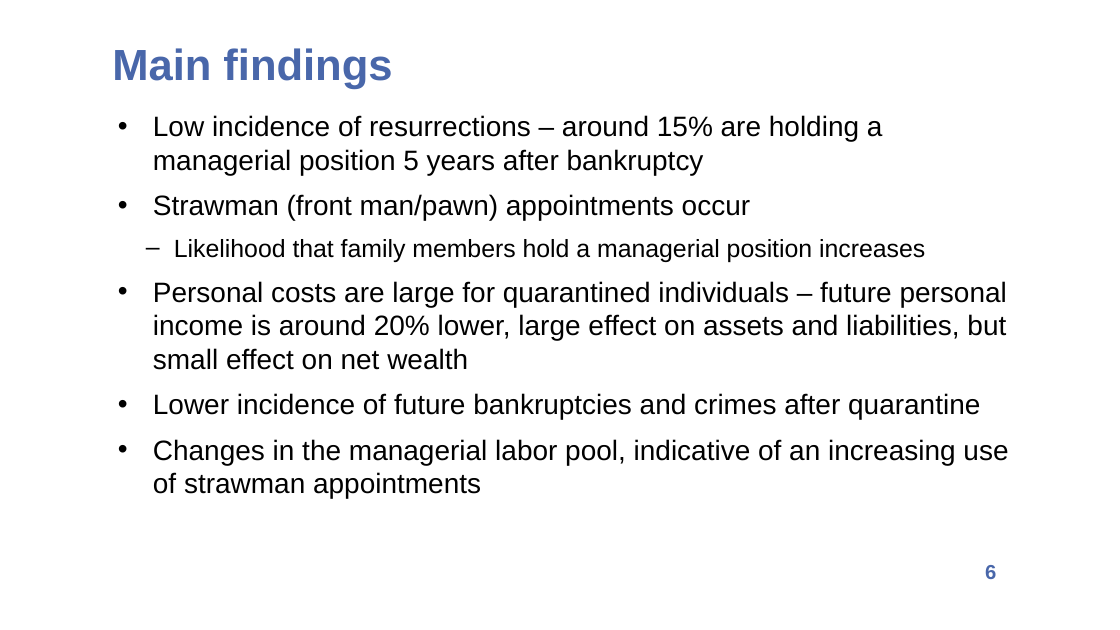
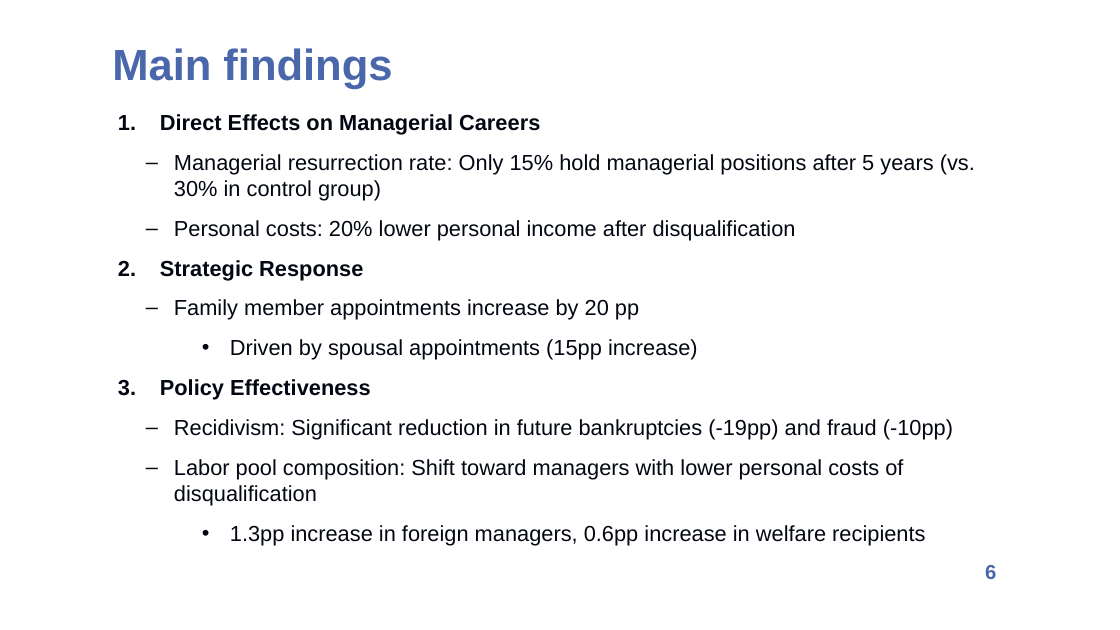
Before and after one commit to d0nghyunkang/d0nghyunkang.github.io, a slide deck: slide 6 of files/DMM BocaECGI 202412-15mins.pptx. Drawn at 1120x630 pixels with LibreOffice and Linux fonts; fonts in the diff are those of the drawing. Boxes give left, top, right and bottom in pixels: in the first picture for what was removed or moved away, otherwise in the second. Text is boxed around its words. In the diff, an @@ line names an element or a change of style, - is before the commit and + after.

```diff
--- a/files/DMM BocaECGI 202412-15mins.pptx
+++ b/files/DMM BocaECGI 202412-15mins.pptx
@@ text at [160,114,975,546]: text changed; size 18 to 14 pt; text colour #000000 to #030712 @@
-• Low incidence of resurrections – around 15% are holding a managerial position 5 years after bankruptcy
-• Strawman (front man/pawn) appointments occur
-  – Likelihood that family members hold a managerial position increases
-• Personal costs are large for quarantined individuals – future personal income is around 20% lower, large effect on assets and liabilities, but small effect on net wealth
-• Lower incidence of future bankruptcies and crimes after quarantine
-• Changes in the managerial labor pool, indicative of an increasing use of strawman appointments
+1. Direct Effects on Managerial Careers
+  – Managerial resurrection rate: Only 15% hold managerial positions after 5 years (vs. 30% in control group)
+  – Personal costs: 20% lower personal income after disqualification
+2. Strategic Response
+  – Family member appointments increase by 20 pp
+    • Driven by spousal appointments (15pp increase)
+3. Policy Effectiveness
+  – Recidivism: Significant reduction in future bankruptcies (-19pp) and fraud (-10pp)
+  – Labor pool composition: Shift toward managers with lower personal costs of disqualification
+    • 1.3pp increase in foreign managers, 0.6pp increase in welfare recipients
```
Also in this commit, not shown: 6 other slides changed.
